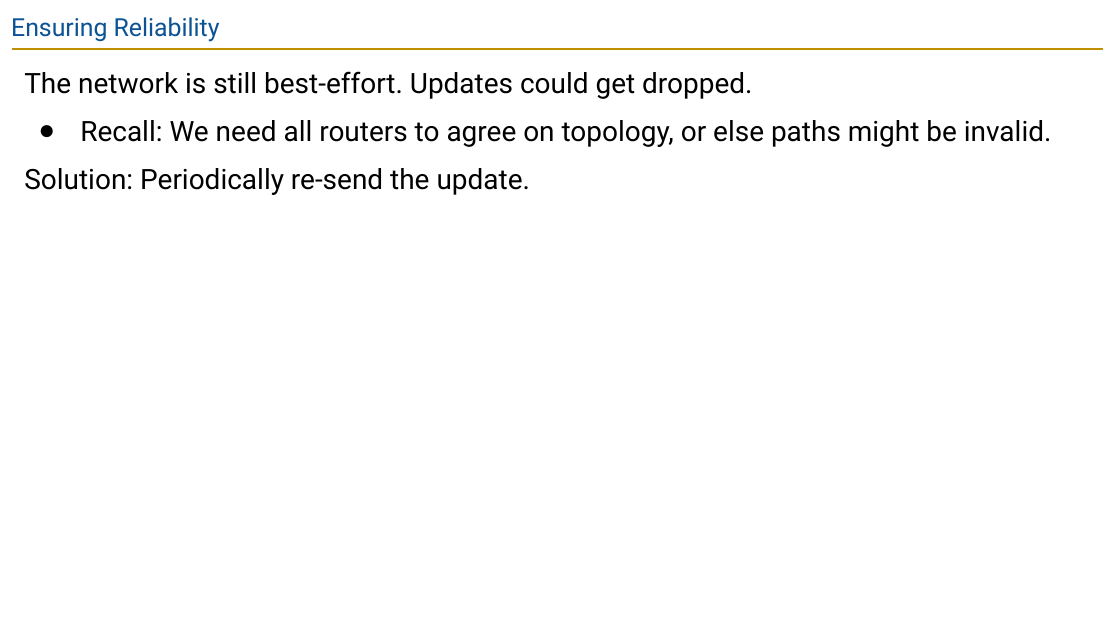
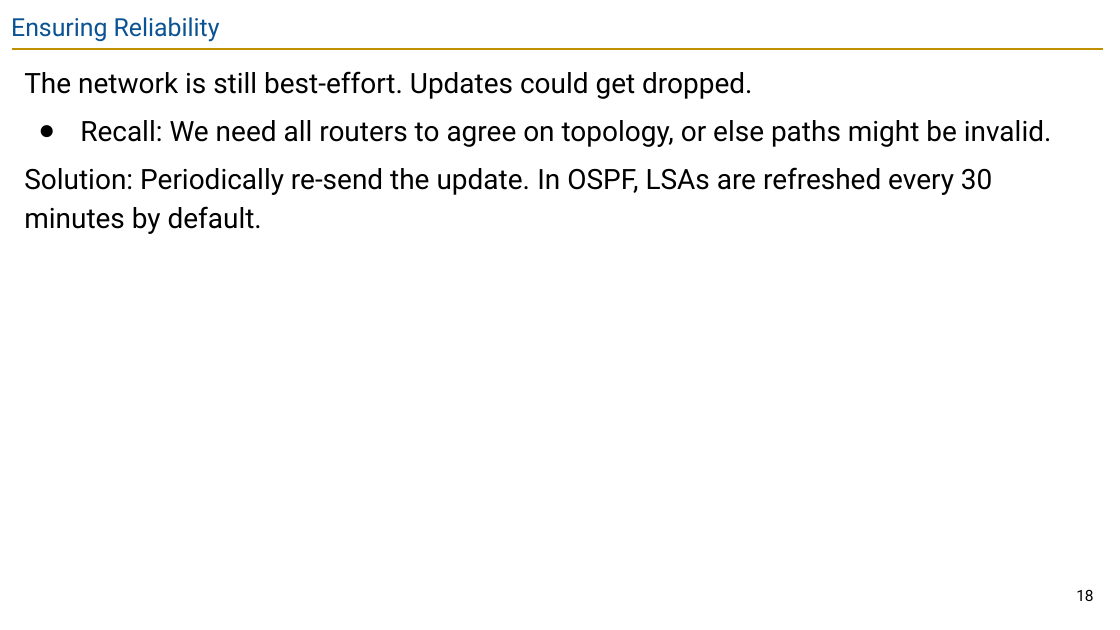
Before and after one commit to guhofstra/CSC175Sp26, a slide deck: slide 18 of PPTs/Lecture 5.3 - Link-State.pptx. Drawn at 1120x630 pixels with LibreOffice and Linux fonts; fonts in the diff are those of the drawing. Boxes give left, top, right and bottom in pixels: in the first picture for what was removed or moved away, otherwise in the second. Text is boxed around its words. In the diff, an @@ line names an element or a change of style, - is before the commit and + after.

```diff
--- a/PPTs/Lecture 5.3 - Link-State.pptx
+++ b/PPTs/Lecture 5.3 - Link-State.pptx
@@ text at (x1=24, y1=167, x2=992, y2=234): text changed @@
-Solution: Periodically re-send the update.
+Solution: Periodically re-send the update. In OSPF, LSAs are refreshed every 30 minutes by default.
@@ page number added at (x1=1076, y1=590, x2=1093, y2=601), 10 pt, text #000000 @@
+18
```
Also in this commit, not shown: 18 other slides changed, 1 slide added, 5 other files.
